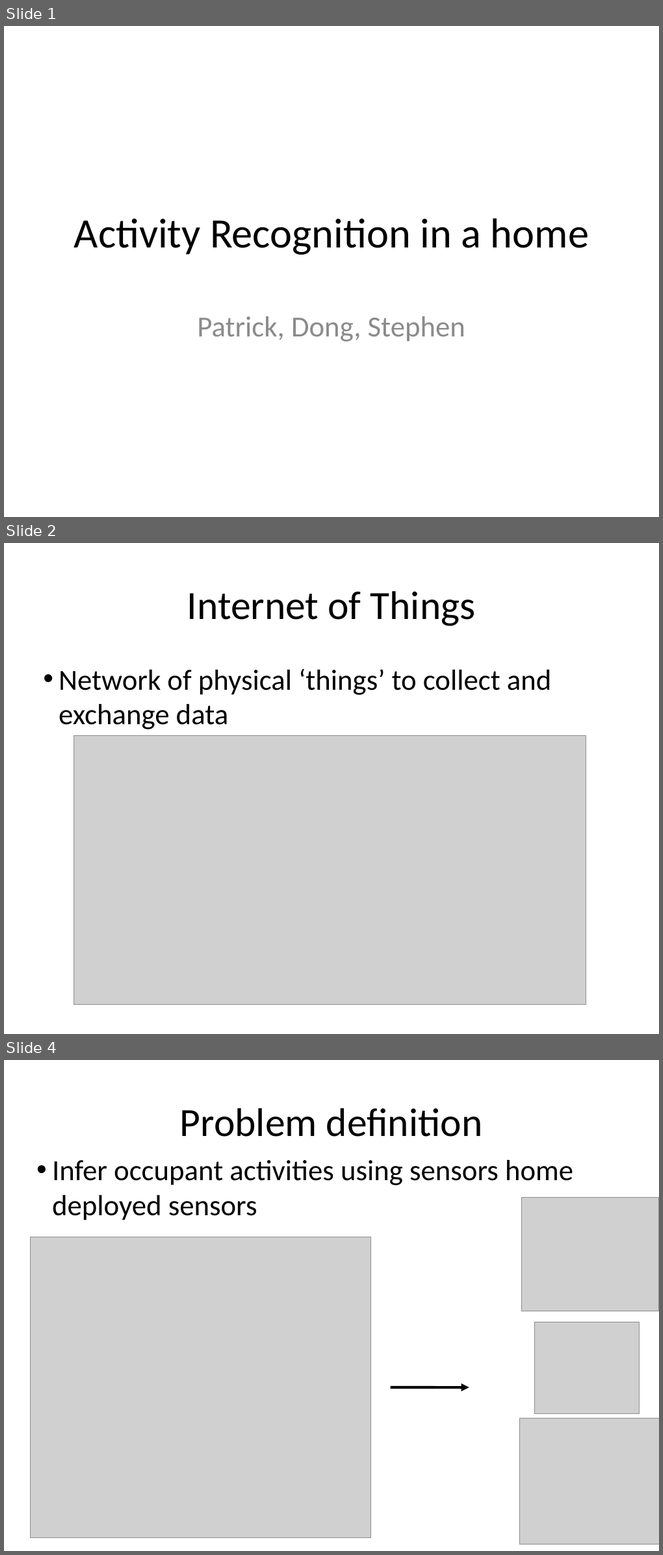
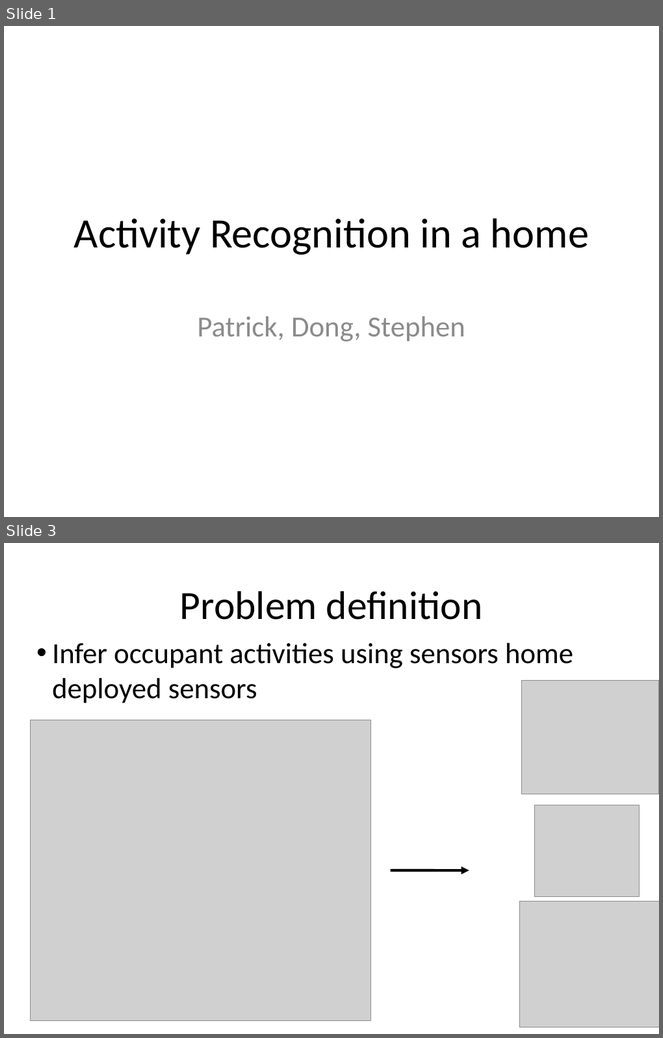
Before and after one commit to ppegusii/cs689-final, a slide deck: doc/slides.pptx. Shown one above the other, each under a label of ours: slides 1, 2 and 4 before the commit, slides 1 and 3 after it; the slides between them are not shown. The pictures are 663x1555 and 663x1038 pixels, drawn with LibreOffice and Linux fonts; fonts in the diff are those of the drawing; grey boxes stand for pictures. Boxes give left, top, right and bottom in pixels: in the first picture for what was removed or moved away, otherwise in the second. Text is boxed around its words. In the diff, an @@ line names an element or a change of style, - is before the commit and + after.

```diff
--- a/doc/slides.pptx
+++ b/doc/slides.pptx
@@ slide 2 removed at (4,543,659,1034), background #FFFFFF @@
@@ text removed at (187,591,476,626) @@
-Internet of Things
@@ text removed at (59,669,552,730) @@
-• Network of physical ‘things’ to collect and exchange data
@@ picture removed at (74,735,586,1005) @@
@@ what was slide 4 is now slide 3 @@
```
Also in this commit, not shown: 1 slide changed, 1 other file.
